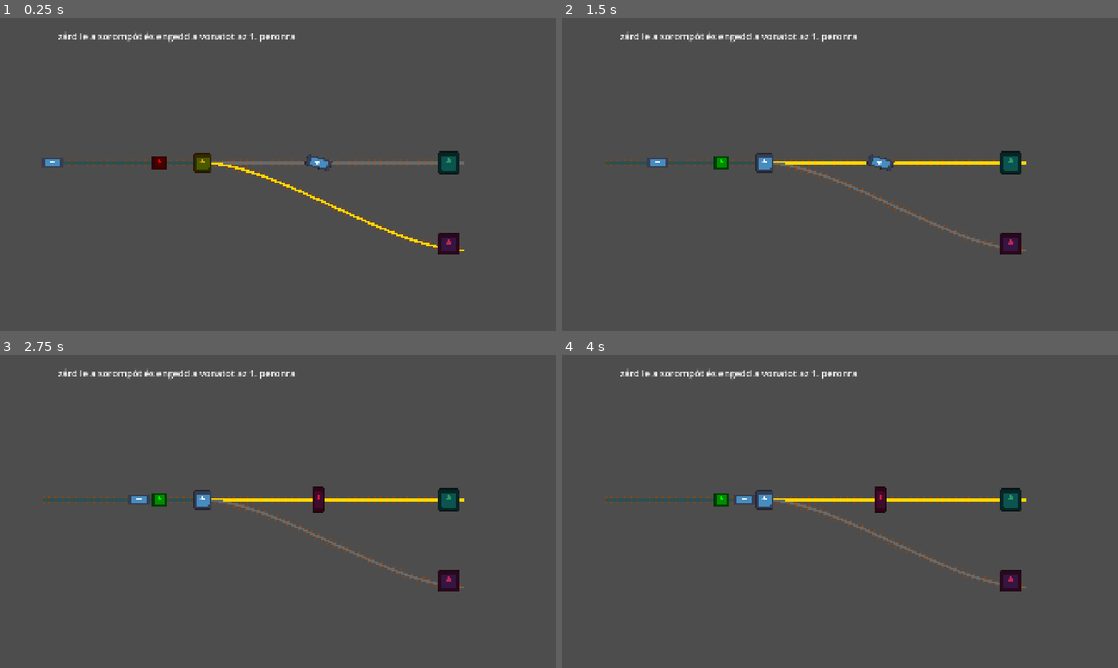
Above: before the commit, frames 1-4 (two rows, left to right).
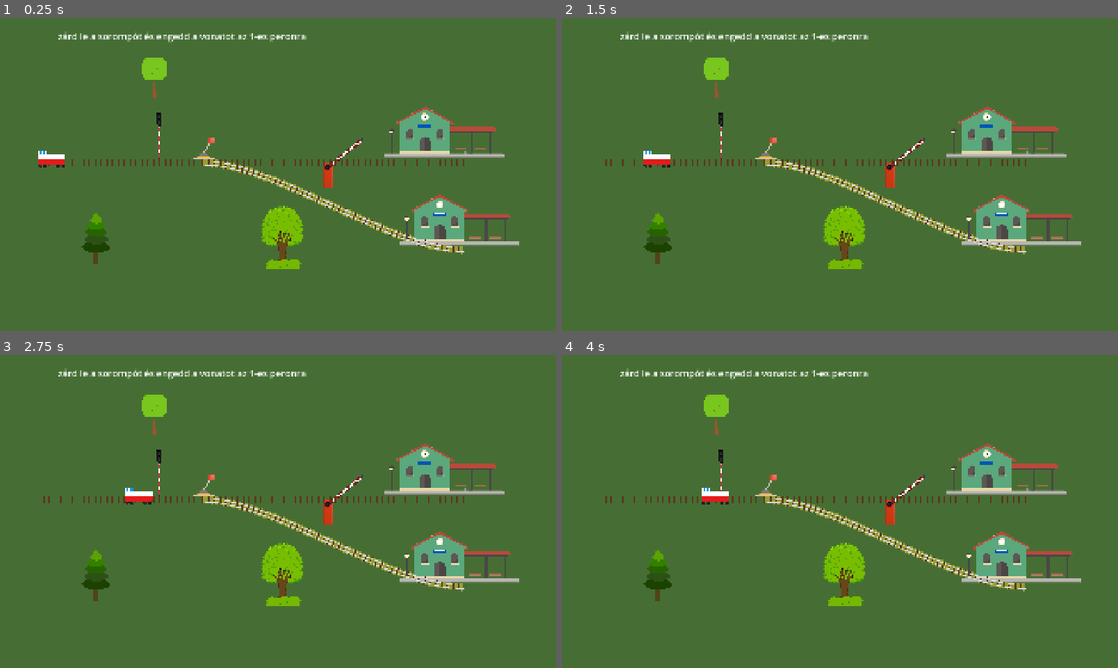
Above: after the commit, the same moments.

Repository: sanyialmasi/trainlogicgame
Game: Godot game, scene res://scenes/levels/level_01.tscn
The game is run twice, just before and just after one commit, with the same random seed, the same clock (stepped at 60 frames per second) and the same inputs. The engine's default icon, where the game draws it, is replaced by a stand-in: a white triangle on a blue panel in a dark square.
Inputs (mouse positions are in pixels of both pictures, inside the frame that each line leads up to):
- Up to frame 1 (0.25 s): no input
- Up to frame 2 (1.5 s): move the mouse to (723, 161) at 0.52 s; click (723, 161) at 0.67 s; move the mouse to (762, 161) at 1.27 s; click (762, 161) at 1.42 s
- Up to frame 3 (2.75 s): move the mouse to (316, 498) at 2.02 s; click (316, 498) at 2.17 s
- Up to frame 4 (4 s): move the mouse to (812, 574) at 2.77 s; click (812, 574) at 2.92 s; move the mouse to (1006, 558) at 3.52 s; click (1006, 558) at 3.67 s

The runs differ from the first frame. In frame 1, 99% of the frame differs, in the area x 0-100%, y 0-100%; in frame 2, 99%; in frame 3, 99%; in frame 4, 99%.

Commit message:
Level design

Diff:
--- a/scenes/levels/level_01.tscn
+++ b/scenes/levels/level_01.tscn
@@ -3,9 +3,13 @@
 [ext_resource type="Script" uid="uid://by5eti45melce" path="res://scripts/level_01.gd" id="1_m802k"]
 [ext_resource type="PackedScene" uid="uid://bjhweaiw38148" path="res://scenes/objects/rail_signal.tscn" id="2_2djvx"]
 [ext_resource type="PackedScene" uid="uid://7brtuo55ofad" path="res://scenes/objects/train.tscn" id="2_uvc87"]
+[ext_resource type="Texture2D" uid="uid://dvpie27wpladf" path="res://assets/textures/trains/mk45-mozdony.png" id="3_1ey3t"]
 [ext_resource type="PackedScene" uid="uid://cmwo1rvfqmpab" path="res://scenes/objects/station_goal.tscn" id="3_50wog"]
 [ext_resource type="PackedScene" uid="uid://bhs6isdxncdrs" path="res://scenes/objects/track_switch.tscn" id="3_uvc87"]
 [ext_resource type="PackedScene" uid="uid://bnhwtrjoyjev2" path="res://scenes/objects/rail_barrier.tscn" id="6_1ey3t"]
+[ext_resource type="Texture2D" uid="uid://cm3n83xu8rl4b" path="res://assets/textures/environment/pinewood.png" id="8_t0hvh"]
+[ext_resource type="Texture2D" uid="uid://b8loona0v4uhi" path="res://assets/textures/environment/tree-circle2.png" id="9_r72dd"]
+[ext_resource type="Texture2D" uid="uid://b8ja0p87rfjwc" path="res://assets/textures/environment/tree-circle5.png" id="10_ijn0p"]
 
 [sub_resource type="Curve2D" id="Curve2D_m802k"]
 _data = {
@@ -28,6 +32,13 @@
 [node name="Level01" type="Node2D" unique_id=1247308202]
 script = ExtResource("1_m802k")
 
+[node name="ColorRect" type="ColorRect" parent="." unique_id=624874180]
+z_index = -10
+offset_right = 1920.0
+offset_bottom = 1080.0
+mouse_filter = 2
+color = Color(0.27248174, 0.42976403, 0.2045351, 1)
+
 [node name="EntryPath" type="Path2D" parent="." unique_id=806013658]
 curve = SubResource("Curve2D_m802k")
 
@@ -36,6 +47,7 @@
 [node name="Train" parent="EntryPath" unique_id=10743402 instance=ExtResource("2_uvc87")]
 z_index = 10
 position = Vector2(150, 500)
+train_texture = ExtResource("3_1ey3t")
 
 [node name="StraightPath" type="Path2D" parent="." unique_id=724308082]
 curve = SubResource("Curve2D_i2aat")
@@ -51,14 +63,14 @@
 position = Vector2(550, 500)
 
 [node name="TrackSwitch" parent="." unique_id=656361100 node_paths=PackedStringArray("straight_path", "branch_path") instance=ExtResource("3_uvc87")]
-position = Vector2(700, 500)
+position = Vector2(703, 449)
 scale = Vector2(0.5, 0.5)
 is_branching = true
 straight_path = NodePath("../StraightPath")
 branch_path = NodePath("../BranchPath")
 
 [node name="RailBarrier" parent="." unique_id=212173070 instance=ExtResource("6_1ey3t")]
-position = Vector2(1100, 500)
+position = Vector2(1200, 498)
 
 [node name="CanvasLayer" type="CanvasLayer" parent="." unique_id=140857315]
 
@@ -80,11 +92,24 @@
 text = "Újra"
 
 [node name="StationGoal" parent="." unique_id=2026654803 instance=ExtResource("3_50wog")]
-modulate = Color(0.16703606, 0.5991593, 0.41659364, 1)
-position = Vector2(1550, 500)
+position = Vector2(1529, 497)
 
 [node name="StationGoal2" parent="." unique_id=752858920 instance=ExtResource("3_50wog")]
-modulate = Color(0.74288017, 0.15355378, 0.34102935, 1)
-position = Vector2(1550, 780)
+position = Vector2(1580, 800)
 is_correct_destination = false
 station_name = "2-es peron"
+
+[node name="Pinewood" type="Sprite2D" parent="." unique_id=1017553046]
+position = Vector2(332, 757)
+scale = Vector2(0.035, 0.035)
+texture = ExtResource("8_t0hvh")
+
+[node name="TreeCircle2" type="Sprite2D" parent="." unique_id=1157129751]
+position = Vector2(533, 205.00003)
+scale = Vector2(0.122628726, 0.111197546)
+texture = ExtResource("9_r72dd")
+
+[node name="TreeCircle5" type="Sprite2D" parent="." unique_id=361103381]
+position = Vector2(974, 757.99994)
+scale = Vector2(0.105, 0.105)
+texture = ExtResource("10_ijn0p")
--- a/scenes/objects/rail_barrier.tscn
+++ b/scenes/objects/rail_barrier.tscn
@@ -1,16 +1,22 @@
 [gd_scene format=3 uid="uid://bnhwtrjoyjev2"]
 
 [ext_resource type="Script" uid="uid://wiyb0jpwxcs8" path="res://scripts/rail_barrier.gd" id="1_jbvu7"]
-[ext_resource type="Texture2D" uid="uid://wcgktfnenw37" path="res://icon.svg" id="1_krqtr"]
+[ext_resource type="Texture2D" uid="uid://dmvivc82suxbu" path="res://assets/textures/objects/boom-barrier-up.png" id="2_w6kjt"]
+[ext_resource type="Texture2D" uid="uid://cg0nclk45ugjb" path="res://assets/textures/objects/boom-barrier-down.png" id="3_nqrd4"]
 
 [sub_resource type="RectangleShape2D" id="RectangleShape2D_jcjq6"]
+size = Vector2(1232.6426, 1533.4557)
 
 [node name="RailBarrier" type="Area2D" unique_id=212173070]
+scale = Vector2(0.05, 0.05)
 script = ExtResource("1_jbvu7")
+open_texture = ExtResource("2_w6kjt")
+closed_texture = ExtResource("3_nqrd4")
 
 [node name="CollisionShape2D" type="CollisionShape2D" parent="." unique_id=500853377]
+position = Vector2(-376.14984, -26.149744)
+scale = Vector2(2.4599993, 2.4599993)
 shape = SubResource("RectangleShape2D_jcjq6")
 
 [node name="Sprite2D" type="Sprite2D" parent="." unique_id=1481848936]
-scale = Vector2(0.3, 0.7)
-texture = ExtResource("1_krqtr")
+texture = ExtResource("2_w6kjt")
--- a/scenes/objects/rail_signal.tscn
+++ b/scenes/objects/rail_signal.tscn
@@ -1,16 +1,24 @@
 [gd_scene format=3 uid="uid://bjhweaiw38148"]
 
 [ext_resource type="Script" uid="uid://duybxbjcl774j" path="res://scripts/rail_signal.gd" id="1_jk4lw"]
-[ext_resource type="Texture2D" uid="uid://wcgktfnenw37" path="res://icon.svg" id="1_tad6m"]
+[ext_resource type="Texture2D" uid="uid://dlpmm3tql4ueg" path="res://assets/textures/objects/signal-red.png" id="2_as5nc"]
+[ext_resource type="Texture2D" uid="uid://crd8fjjvboypu" path="res://assets/textures/objects/signal-green.png" id="3_c4y4o"]
 
-[sub_resource type="CircleShape2D" id="CircleShape2D_jcjq6"]
+[sub_resource type="RectangleShape2D" id="RectangleShape2D_7aow6"]
+size = Vector2(15.769232, 108.33334)
 
 [node name="RailSignal" type="Area2D" unique_id=461563530]
+scale = Vector2(0.2, 0.2)
 script = ExtResource("1_jk4lw")
+red_texture = ExtResource("2_as5nc")
+green_texture = ExtResource("3_c4y4o")
 
 [node name="CollisionShape2D" type="CollisionShape2D" parent="." unique_id=1914652993]
-shape = SubResource("CircleShape2D_jcjq6")
+position = Vector2(0, -455)
+scale = Vector2(7.799998, 7.799998)
+shape = SubResource("RectangleShape2D_7aow6")
 
 [node name="Sprite2D" type="Sprite2D" parent="." unique_id=405711840]
-scale = Vector2(0.4, 0.4)
-texture = ExtResource("1_tad6m")
+position = Vector2(0, -460)
+scale = Vector2(0.3, 0.3)
+texture = ExtResource("3_c4y4o")
--- a/scenes/objects/station_goal.tscn
+++ b/scenes/objects/station_goal.tscn
@@ -1,7 +1,7 @@
 [gd_scene format=3 uid="uid://cmwo1rvfqmpab"]
 
-[ext_resource type="Texture2D" uid="uid://wcgktfnenw37" path="res://icon.svg" id="1_7y141"]
 [ext_resource type="Script" uid="uid://2fihywy7777c" path="res://scripts/station_goal.gd" id="1_ckshv"]
+[ext_resource type="Texture2D" uid="uid://ddqcg3vuxs73a" path="res://assets/textures/objects/station-green.png" id="2_ckshv"]
 
 [sub_resource type="RectangleShape2D" id="RectangleShape2D_jcjq6"]
 
@@ -12,5 +12,6 @@
 shape = SubResource("RectangleShape2D_jcjq6")
 
 [node name="Sprite2D" type="Sprite2D" parent="." unique_id=82829983]
-scale = Vector2(0.6, 0.6)
-texture = ExtResource("1_7y141")
+position = Vector2(6, -104.000015)
+scale = Vector2(0.21309523, 0.20444444)
+texture = ExtResource("2_ckshv")
--- a/scenes/objects/track_switch.tscn
+++ b/scenes/objects/track_switch.tscn
@@ -1,7 +1,7 @@
 [gd_scene format=3 uid="uid://bhs6isdxncdrs"]
 
 [ext_resource type="Script" uid="uid://bgnqvrgppa18" path="res://scripts/track_switch.gd" id="1_1dqbi"]
-[ext_resource type="Texture2D" uid="uid://wcgktfnenw37" path="res://icon.svg" id="2_5aywq"]
+[ext_resource type="Texture2D" uid="uid://bh37f2gsc1kmy" path="res://assets/textures/objects/lever.png" id="2_5aywq"]
 
 [sub_resource type="CircleShape2D" id="CircleShape2D_mqn2k"]
 
@@ -9,7 +9,9 @@
 script = ExtResource("1_1dqbi")
 
 [node name="CollisionShape2D" type="CollisionShape2D" parent="." unique_id=75799015]
+scale = Vector2(11.495, 11.495)
 shape = SubResource("CircleShape2D_mqn2k")
 
 [node name="Sprite2D" type="Sprite2D" parent="." unique_id=2019231760]
+scale = Vector2(0.3, 0.3)
 texture = ExtResource("2_5aywq")
--- a/scenes/objects/train.tscn
+++ b/scenes/objects/train.tscn
@@ -10,7 +10,8 @@
 script = ExtResource("1_0uvhi")
 
 [node name="Sprite2D" type="Sprite2D" parent="." unique_id=947440215]
-scale = Vector2(0.6, 0.3)
+position = Vector2(0, -18)
+scale = Vector2(0.3, 0.3)
 texture = ExtResource("1_3ur6n")
 
 [node name="SensorArea" type="Area2D" parent="." unique_id=296440728]
--- a/scripts/level_01.gd
+++ b/scripts/level_01.gd
@@ -5,13 +5,7 @@
 
 func _ready() -> void:
 	for path in [$EntryPath, $StraightPath, $BranchPath]:
-		var line: Line2D = path.get_node("Line2D")
-		line.points = path.curve.get_baked_points()
-		line.width = 8.0
-		line.default_color = Color.DARK_SLATE_GRAY
-		line.begin_cap_mode = Line2D.LINE_CAP_ROUND
-		line.end_cap_mode = Line2D.LINE_CAP_ROUND
-		_draw_sleepers(path)
+		_build_realistic_track(path)
 
 	$TrackSwitch.switched.connect(_on_switch_changed)
 	_on_switch_changed($TrackSwitch.is_branching)
@@ -20,39 +14,68 @@
 	train.level_completed.connect(_on_level_finished.bind(true))
 	train.level_failed.connect(_on_level_finished.bind(false))
 
-
 	status_label.position = Vector2(200, 40)
 	status_label.add_theme_font_size_override("font_size", 32)
 	status_label.visible = true
-	status_label.text = "zárd le a sorompót és engedd a vonatot az 1. peronra"
+	status_label.text = "zárd le a sorompót és engedd a vonatot az 1-es peronra"
 
 	restart_button.position = Vector2(850, 110)
 	restart_button.text = "Újrapróbálás"
 	restart_button.visible = false
 	restart_button.pressed.connect(get_tree().reload_current_scene)
 
+func _build_realistic_track(path: Path2D) -> void:
+	var highlight_line: Line2D = path.get_node("Line2D")
+	highlight_line.points = path.curve.get_baked_points()
+	highlight_line.width = 26.0
+	highlight_line.z_index = 0
+	highlight_line.default_color = Color(1.0, 0.85, 0.2, 0.0)
 
-func _draw_sleepers(path: Path2D) -> void:
+
+	var left_rail := Line2D.new()
+	var right_rail := Line2D.new()
+	for rail in [left_rail, right_rail]:
+		rail.width = 3.5
+		rail.default_color = Color(0.82, 0.85, 0.88)
+		rail.z_index = 2
+		rail.begin_cap_mode = Line2D.LINE_CAP_ROUND
+		rail.end_cap_mode = Line2D.LINE_CAP_ROUND
+		path.add_child(rail)
+
+	var left_points := PackedVector2Array()
+	var right_points := PackedVector2Array()
+	var rail_half_gauge: float = 6.5
+
 	var length: float = path.curve.get_baked_length()
 	var distance: float = 0.0
-	while distance < length:
-		var pos: Vector2 = path.curve.sample_baked(distance)
-		var transform_2d: Transform2D = path.curve.sample_baked_with_rotation(distance)
-		var normal: Vector2 = transform_2d.y.normalized()
-
-		var sleeper := Line2D.new()
-		sleeper.width = 5.0
-		sleeper.default_color = Color.SADDLE_BROWN
-		sleeper.z_index = -1
-		sleeper.points = PackedVector2Array([pos - normal * 12.0, pos + normal * 12.0])
-		path.add_child(sleeper)
-
-		distance += 22.0
 
 
+	while distance <= length:
+		var pos: Vector2 = path.curve.sample_baked(distance)
+		var xform: Transform2D = path.curve.sample_baked_with_rotation(distance)
+		var normal: Vector2 = xform.y.normalized()
+
+
+		left_points.append(pos - normal * rail_half_gauge)
+		right_points.append(pos + normal * rail_half_gauge)
+
+
+		if int(distance) % 20 < 5:
+			var sleeper := Line2D.new()
+			sleeper.width = 5.0
+			sleeper.default_color = Color(0.36, 0.22, 0.11)
+			sleeper.z_index = 1
+			sleeper.points = PackedVector2Array([pos - normal * 12.0, pos + normal * 12.0])
+			path.add_child(sleeper)
+
+		distance += 5.0
+
+	left_rail.points = left_points
+	right_rail.points = right_points
+
 func _on_switch_changed(is_branching: bool) -> void:
-	$StraightPath/Line2D.default_color = Color.DIM_GRAY if is_branching else Color.GOLD
-	$BranchPath/Line2D.default_color = Color.GOLD if is_branching else Color.DIM_GRAY
+	$StraightPath/Line2D.default_color = Color(1.0, 0.85, 0.2, 0.0) if is_branching else Color(1.0, 0.85, 0.2, 0.45)
+	$BranchPath/Line2D.default_color = Color(1.0, 0.85, 0.2, 0.45) if is_branching else Color(1.0, 0.85, 0.2, 0.0)
 
 func _on_level_finished(message: String, is_win: bool) -> void:
 	status_label.text = message
--- a/scripts/rail_barrier.gd
+++ b/scripts/rail_barrier.gd
@@ -4,16 +4,23 @@
 signal state_changed(is_closed: bool)
 
 @export var is_closed: bool = false
+@export var open_texture: Texture2D
+@export var closed_texture: Texture2D
 
 func _ready() -> void:
 	update_visuals()
 
 func _input_event(_viewport: Viewport, event: InputEvent, _shape_idx: int) -> void:
 	if event is InputEventMouseButton and event.pressed and event.button_index == MOUSE_BUTTON_LEFT:
-		is_closed = not is_closed
-		state_changed.emit(is_closed)
-		update_visuals()
+		var local_pos: Vector2 = $Sprite2D.get_local_mouse_position()
+		if $Sprite2D.get_rect().has_point(local_pos):
+			is_closed = not is_closed
+			state_changed.emit(is_closed)
+			update_visuals()
+			get_viewport().set_input_as_handled()
 
 func update_visuals() -> void:
-	modulate = Color.CRIMSON if is_closed else Color.WHITE
-	rotation_degrees = 0.0 if is_closed else -75.0
+	if open_texture != null and closed_texture != null:
+		$Sprite2D.texture = closed_texture if is_closed else open_texture
+		$Sprite2D.modulate = Color.WHITE
+		$Sprite2D.rotation_degrees = 0.0
--- a/scripts/rail_signal.gd
+++ b/scripts/rail_signal.gd
@@ -4,15 +4,22 @@
 signal state_changed(is_green: bool)
 
 @export var is_green: bool = false
+@export var red_texture: Texture2D
+@export var green_texture: Texture2D
 
 func _ready() -> void:
 	update_visuals()
 
 func _input_event(_viewport: Viewport, event: InputEvent, _shape_idx: int) -> void:
 	if event is InputEventMouseButton and event.pressed and event.button_index == MOUSE_BUTTON_LEFT:
-		is_green = not is_green
-		state_changed.emit(is_green)
-		update_visuals()
+		var local_pos: Vector2 = $Sprite2D.get_local_mouse_position()
+		if $Sprite2D.get_rect().has_point(local_pos):
+			is_green = not is_green
+			state_changed.emit(is_green)
+			update_visuals()
+			get_viewport().set_input_as_handled()
 
 func update_visuals() -> void:
-	modulate = Color.GREEN if is_green else Color.RED
+	if red_texture != null and green_texture != null:
+		$Sprite2D.texture = green_texture if is_green else red_texture
+		modulate = Color.WHITE
--- a/scripts/track_switch.gd
+++ b/scripts/track_switch.gd
@@ -13,16 +13,20 @@
 
 func _input_event(_viewport: Viewport, event: InputEvent, _shape_idx: int) -> void:
 	if event is InputEventMouseButton and event.pressed and event.button_index == MOUSE_BUTTON_LEFT:
-		toggle_switch()
+		var local_pos: Vector2 = $Sprite2D.get_local_mouse_position()
+		if $Sprite2D.get_rect().has_point(local_pos):
+			toggle_switch()
+			get_viewport().set_input_as_handled()
 
 func toggle_switch() -> void:
 	is_branching = not is_branching
 	switched.emit(is_branching)
-	modulate = Color.ORANGE if is_branching else Color.WHITE
+	update_visuals()
 
 
 func update_visuals() -> void:
-	modulate = Color.ORANGE if is_branching else Color.WHITE
+	$Sprite2D.flip_h = not is_branching
+	$Sprite2D.modulate = Color.WHITE
 
 func get_active_path() -> Path2D:
 	return branch_path if is_branching else straight_path
--- a/scripts/train.gd
+++ b/scripts/train.gd
@@ -1,5 +1,7 @@
 class_name Train
 extends PathFollow2D
+
+@export var train_texture: Texture2D
 
 signal level_completed(message: String)
 signal level_failed(reason: String)
@@ -9,8 +11,11 @@
 var current_signal: RailSignal = null
 
 func _ready() -> void:
+	if train_texture != null:
+		$Sprite2D.texture = train_texture
 	$SensorArea.area_entered.connect(_on_area_entered)
 	$SensorArea.area_exited.connect(_on_area_exited)
+
 
 func _process(delta: float) -> void:
 	if current_signal != null:
Binary file added: assets/textures/environment/pinewood.png
Not shown, added: assets/textures/environment/pinewood.png.import
Binary file added: assets/textures/environment/tree-circle.png
Not shown, added: assets/textures/environment/tree-circle.png.import
Binary file added: assets/textures/environment/tree-circle2.png
Not shown, added: assets/textures/environment/tree-circle2.png.import
Binary file added: assets/textures/environment/tree-circle3.png
Not shown, added: assets/textures/environment/tree-circle3.png.import
Binary file added: assets/textures/environment/tree-circle4.png
Not shown, added: assets/textures/environment/tree-circle4.png.import
Binary file added: assets/textures/environment/tree-circle5.png
Not shown, added: assets/textures/environment/tree-circle5.png.import
(and 18 more such lines)
